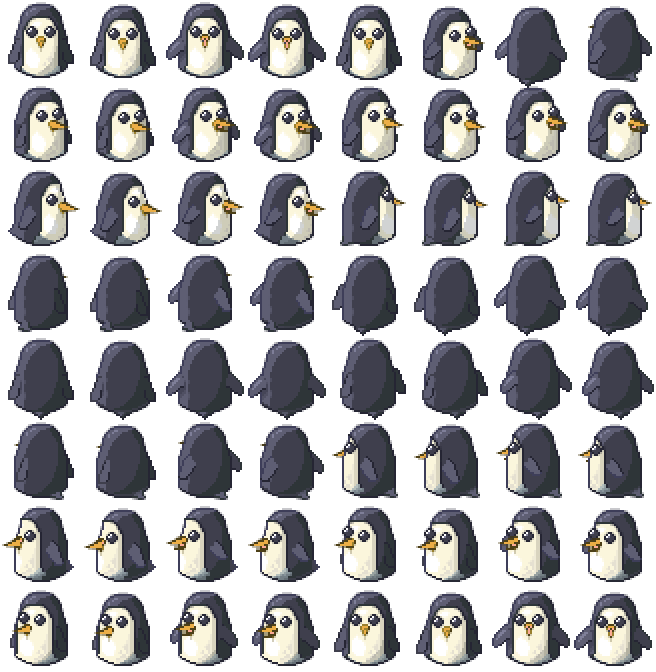
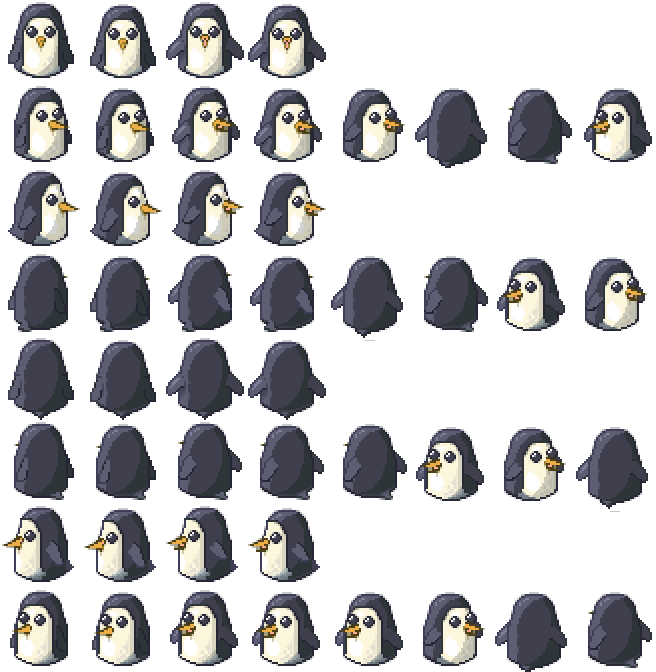
Before/after of a 656x672 layered artwork. What changed in the layer stack:
added layer "fight-right" above "fight-left" over [left=343, top=88, right=652, bottom=168]
added layer "fight-left" above "fight-up" over [left=343, top=424, right=648, bottom=512]
added layer "fight-up" above "fight-down" over [left=331, top=256, right=647, bottom=341]
painted on "fight-down" over [left=335, top=4, right=652, bottom=672]
painted on "Calque 0" over [left=332, top=86, right=654, bottom=666]
